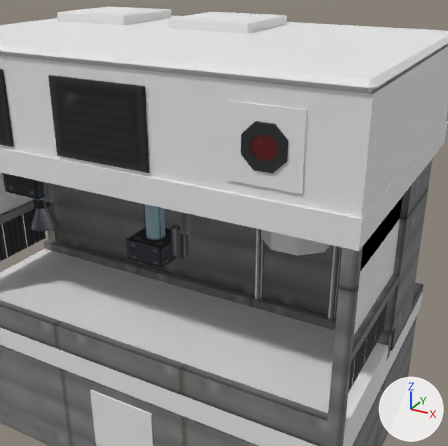
One commit to the OBJ model src/main/resources/assets/immersive_munitions/models/block/ammo_assembler.obj: the scene before it, then after it.
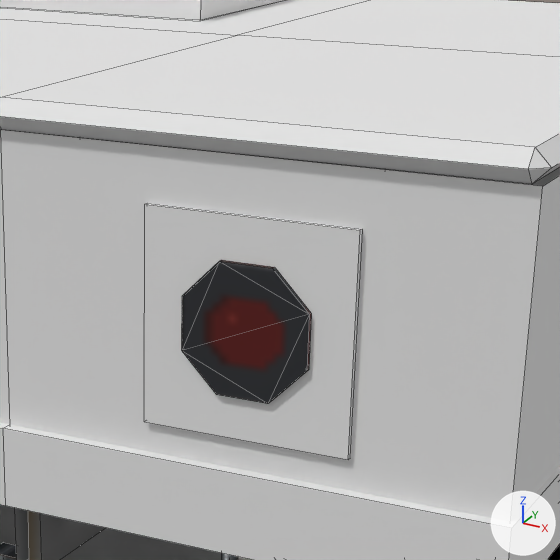
Each version is shown from a 50 mm lens placed at (2.697, -4.559, 2.491), pointed at (1.403, -2.206, 1.314), then close up on the part from 39% to 85% of the width and 6% to 52% of the height. Every picture has the same lights, and +X, +Y and +Z are marked at lower right. The first two pictures are the older version. The close-ups show mesh edges as thin lines. Where no turn or scale is listed for an object, it has been applied to the vertices.

The scene before the commit, as lines of its bpy script (objects in view):
```python
me_lamp_plate = bpy.data.meshes.new('lamp_plate')
me_lamp_plate.from_pydata([(1.3, -1.975, 1.44), (1.3, -1.985, 1.44), (1.3, -1.975, 1.84), (1.3, -1.985, 1.84), (1.7, -1.975, 1.44), (1.7, -1.985, 1.44), (1.7, -1.975, 1.84), (1.7, -1.985, 1.84)], [], [(3, 7, 6, 2), (0, 4, 5, 1), (1, 5, 7, 3), (5, 4, 6, 7), (0, 1, 3, 2)])
me_lamp_plate.materials.append(mat_ie__metal__sheetmetal_steel)  # its picture is missing
me_power_lamp = bpy.data.meshes.new('power_lamp')
me_power_lamp.from_pydata(...)  # an 8-sided cylinder along y spanning x 1.38..1.62, y -1.994..-1.985, z 1.52..1.76
me_power_lamp.materials.append(mat_sheet)  # picture img_ammo_assembler
me_upper_trim = bpy.data.meshes.new('upper_trim')
me_upper_trim.from_pydata(...)  # 24 vertices, 22 faces; spans x -1.0..2.0, y -2.0..0.0, z 1.22..1.38
me_upper_trim.materials.append(mat_ie__wooden_decoration__treated_wood_horizontal)  # its picture is missing
ob_lamp_plate = bpy.data.objects.new('lamp_plate', me_lamp_plate)
ob_lamp_plate.location = (0.0, 0.0, 0.0)
ob_power_lamp = bpy.data.objects.new('power_lamp', me_power_lamp)
ob_power_lamp.location = (0.0, 0.0, 0.0)
ob_upper_trim = bpy.data.objects.new('upper_trim', me_upper_trim)
ob_upper_trim.location = (0.0, 0.0, 0.0)
# also in view: 'roof_cap' at (0.5, -1.0, 1.969); 'back_wall' at (0.0, -0.465, 0.61); 'roof' at (0.5, -0.992, 1.62); 'station_rib.001' at (1.0, -1.425, 1.175); 'port_lip.001' at (0.5, -0.5, 2.028)
```
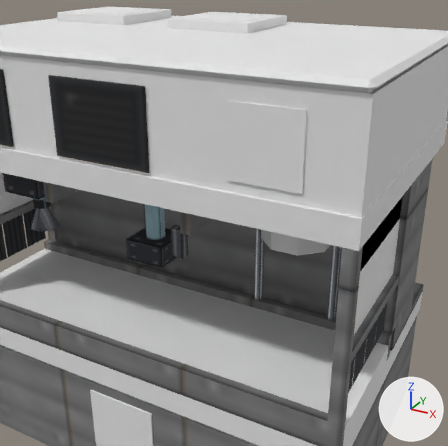
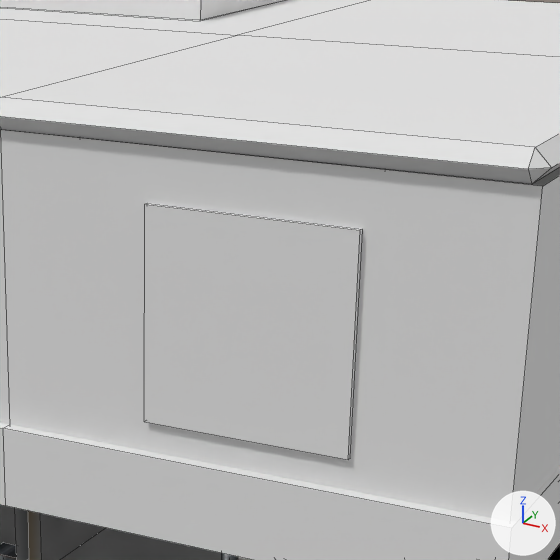
Pixel boxes [x1, y1, x2, y2] of what changed, in the close-ups (560 x 560 px):
'power_lamp', deleted
    before: [182, 260, 311, 404]

The change, as a diff of the scene's bpy script:
```diff
--- a/src/main/resources/assets/immersive_munitions/models/block/ammo_assembler.obj.py
+++ b/src/main/resources/assets/immersive_munitions/models/block/ammo_assembler.obj.py
@@ ob_power_lamp @@
-ob_power_lamp = bpy.data.objects.new('power_lamp', me_power_lamp)
-ob_power_lamp.location = (0.0, 0.0, 0.0)
```
